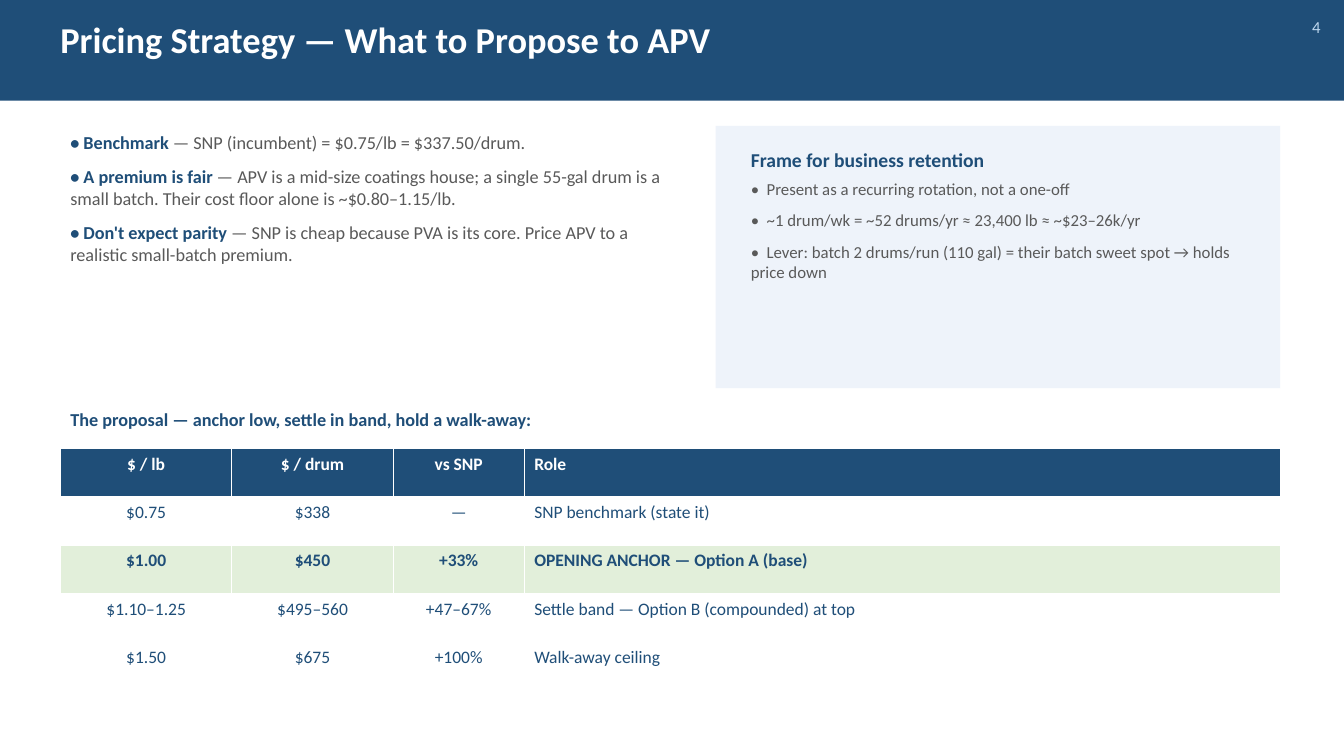
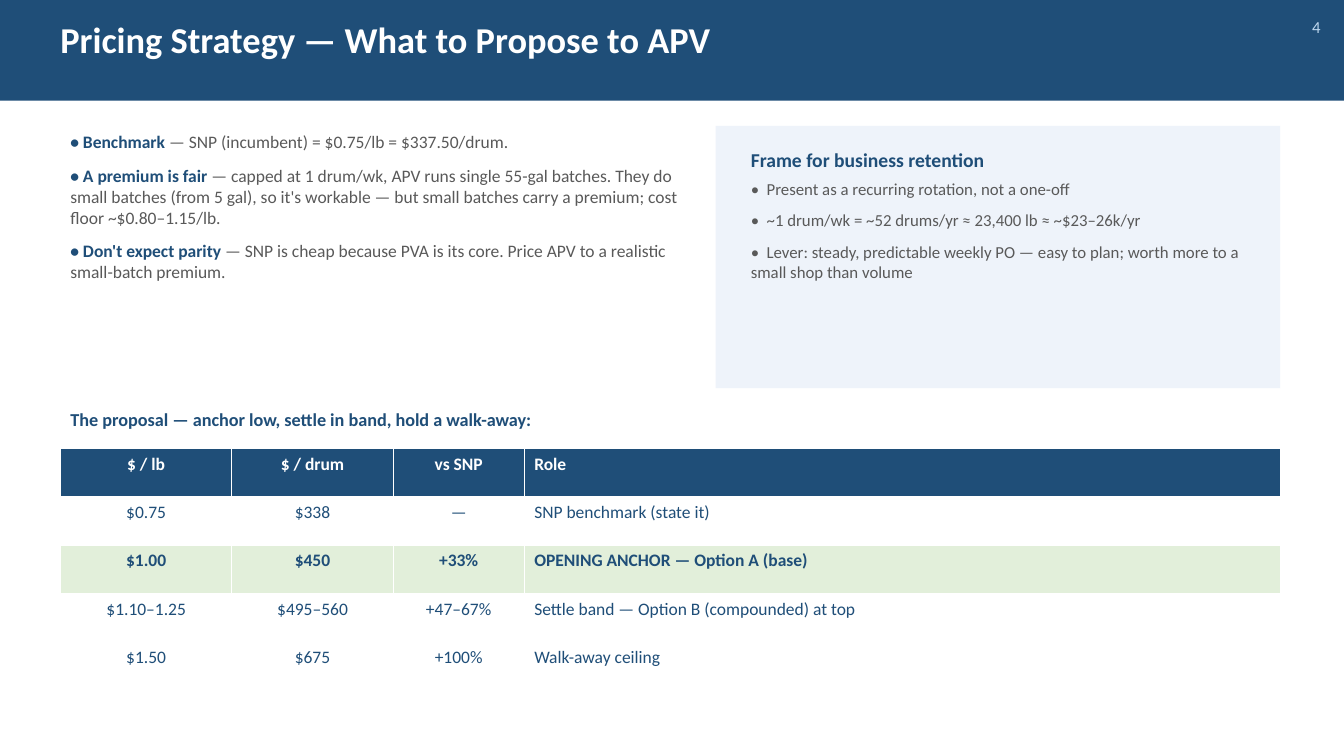
Before and after one commit to naviero1/Claude-Works, a slide deck: slide 5 of PVA second supplier initiative/PVA_Second_Source_Slides.pptx. Drawn at 1344x756 pixels with LibreOffice and Linux fonts; fonts in the diff are those of the drawing. Boxes give left, top, right and bottom in pixels: in the first picture for what was removed or moved away, otherwise in the second. Text is boxed around its words. In the diff, an @@ line names an element or a change of style, - is before the commit and + after.

```diff
--- a/PVA second supplier initiative/PVA_Second_Source_Slides.pptx
+++ b/PVA second supplier initiative/PVA_Second_Source_Slides.pptx
@@ text at bbox=[70, 135, 666, 281]: size 13 to 12.5 pt in "• Benchmark — SNP (incumbent) = $0.75/lb ...", "• Don't expect parity — SNP is ..." @@
@@ text at bbox=[70, 169, 677, 226]: text changed; size 13 to 12.5 pt @@
-• A premium is fair — APV is a mid-size coatings house; a single 55-gal drum is a small batch. Their cost floor alone is ~$0.80–1.15/lb.
+• A premium is fair — capped at 1 drum/wk, APV runs single 55-gal batches. They do small batches (from 5 gal), so it's workable — but small batches carry a premium; cost floor ~$0.80–1.15/lb.
@@ text at bbox=[751, 246, 1239, 281]: text changed @@
-• Lever: batch 2 drums/run (110 gal) = their batch sweet spot → holds price down
+• Lever: steady, predictable weekly PO — easy to plan; worth more to a small shop than volume
```
Also in this commit, not shown: 3 other slides changed, 2 other files.
